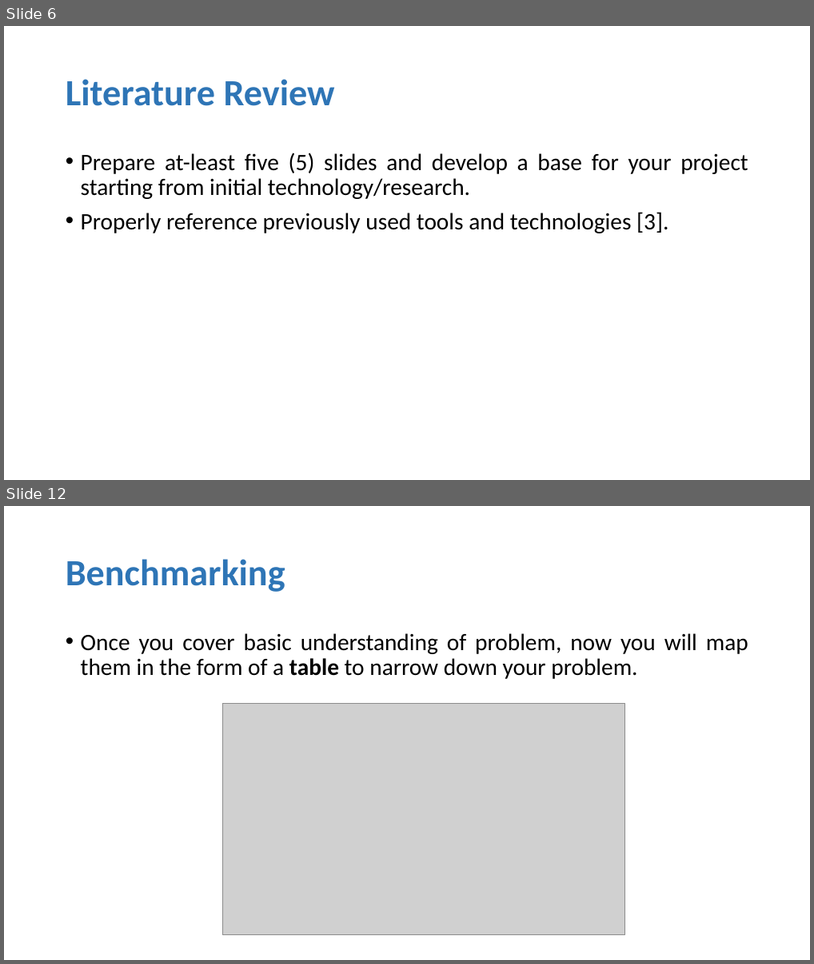
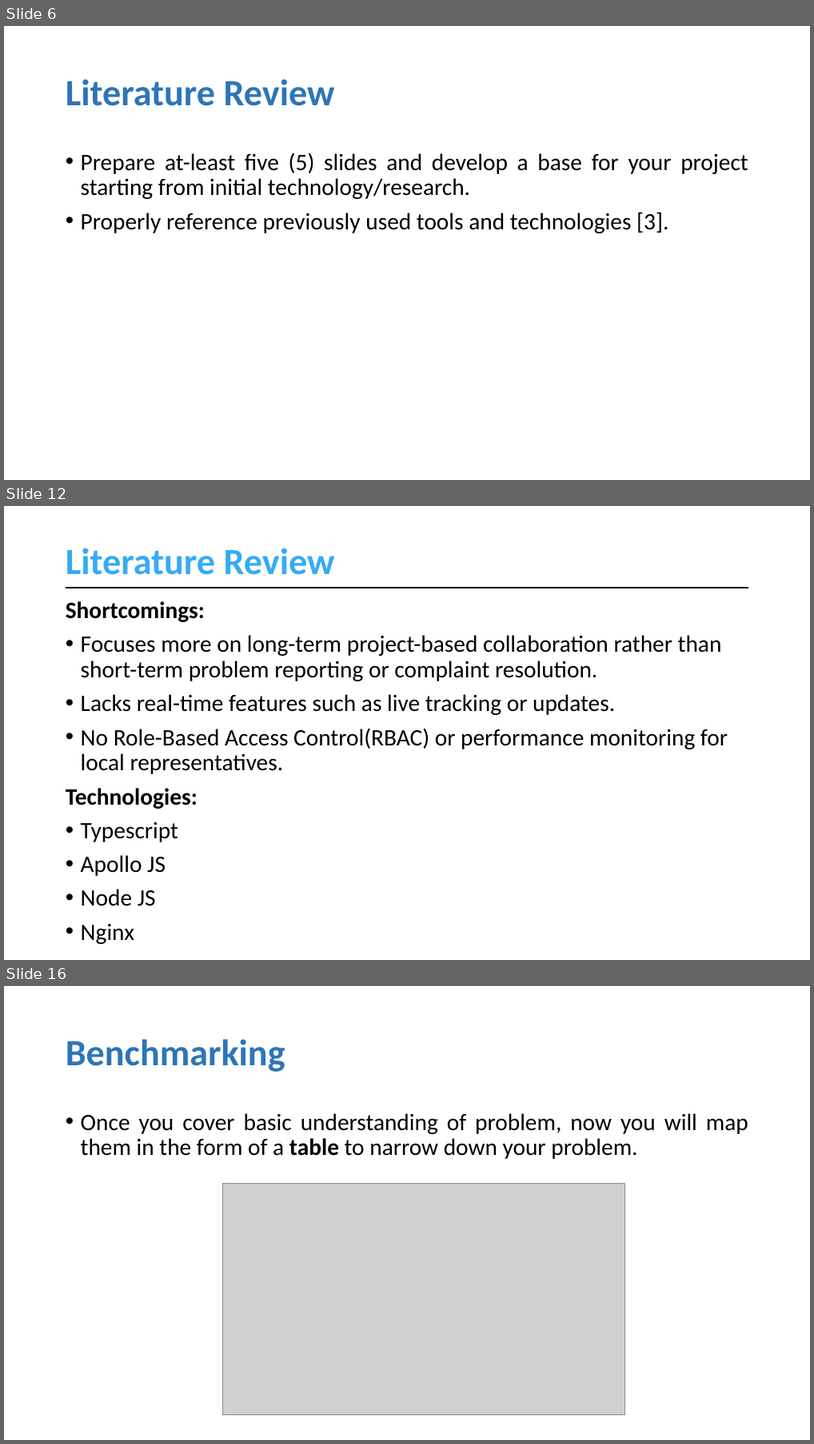
Before and after one commit to muhammadahsanmirza/fyp-constituency-connect, a slide deck: 4- Idea Evaluation/Idea Evaluation Slides (Filled).pptx. Shown one above the other, each under a label of ours: slides 6 and 12 before the commit, slides 6, 12 and 16 after it; the slides between them are not shown. The pictures are 814x964 and 814x1444 pixels, drawn with LibreOffice and Linux fonts; fonts in the diff are those of the drawing; grey boxes stand for pictures. Boxes give left, top, right and bottom in pixels: in the first picture for what was removed or moved away, otherwise in the second. Text is boxed around its words. In the diff, an @@ line names an element or a change of style, - is before the commit and + after.

Commit message:
Add Literature Review in Idea Evaluation Slides

```diff
--- a/4- Idea Evaluation/Idea Evaluation Slides (Filled).pptx
+++ b/4- Idea Evaluation/Idea Evaluation Slides (Filled).pptx
@@ slide 12 added at (4, 506, 810, 960), background #FFFFFF @@
@@ title added at (66, 548, 335, 575), 44 pt, text #36ABF3, bold @@
+Literature Review
@@ text added at (66, 601, 728, 944), 28 pt, text #000000 @@
+Shortcomings:
+• Focuses more on long-term project-based collaboration rather than short-term problem reporting or complaint resolution.
+• Lacks real-time features such as live tracking or updates.
+• No Role-Based Access Control(RBAC) or performance monitoring for local representatives.
+Technologies:
+• Typescript
+• Apollo JS
+• Node JS
+• Nginx
@@ line added from (66, 588) to (750, 588), #000000 2.25 pt @@
@@ what was slide 12 is now slide 16 @@
```
Also in this commit, not shown: 4 slides changed, 5 other slides added, 1 slide removed.
